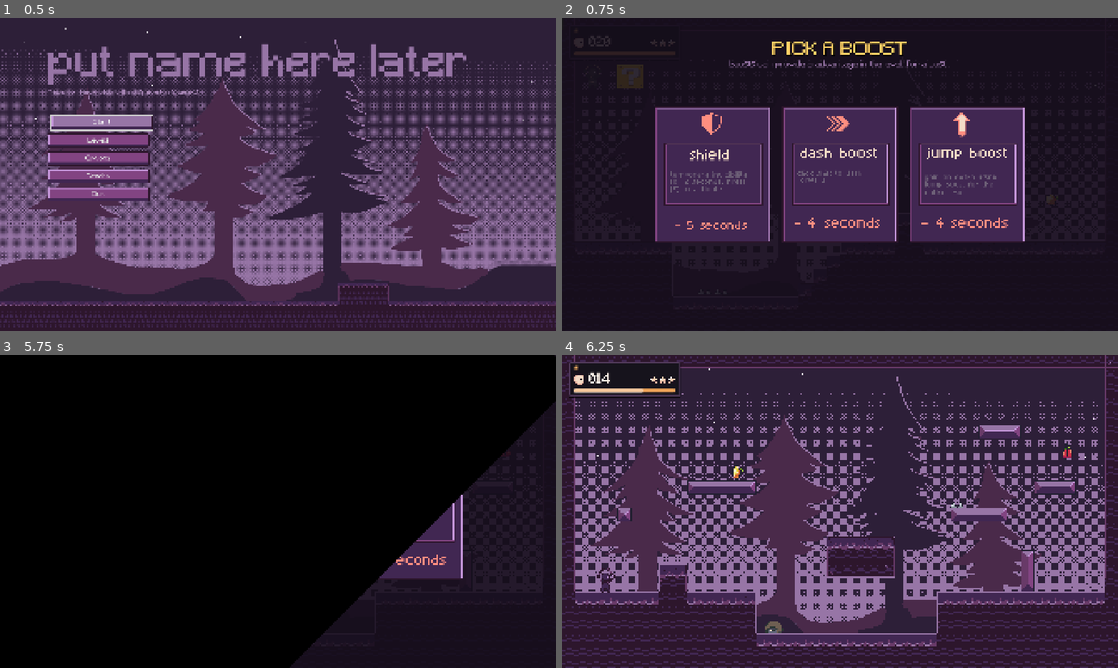
Above: before the commit, frames 1-4 (two rows, left to right).
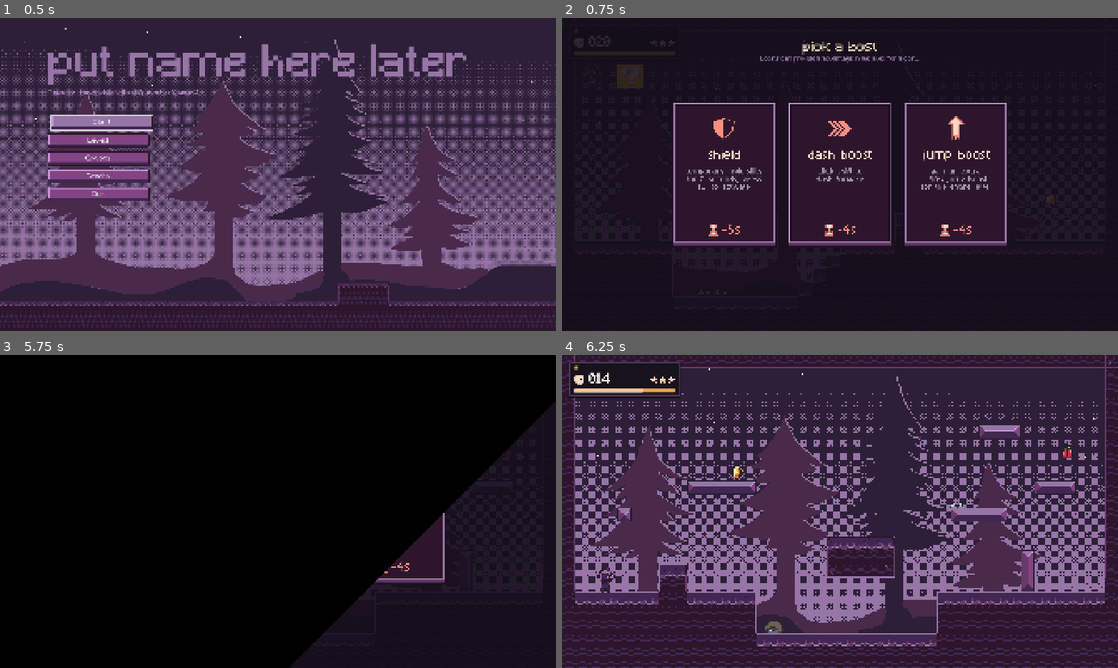
Above: after the commit, the same moments.

Repository: SmoothAsphaltRoads/thirdspacegame
Game: Godot game, scene res://scenes/startscreen.tscn
Two runs of this game, one before a commit and one after it. Both use one fixed random seed, a clock stepped at 60 frames per second and the inputs below.
Inputs (mouse positions are in pixels of both pictures, inside the frame that each line leads up to; where the layout moved, square brackets give the same spot in the first picture):
- Up to frame 1 (0.5 s): no input
- Up to frame 2 (0.75 s): click "Start" at 0.5 s
- Up to frame 3 (5.75 s): click (161, 511) [150, 511] at 1.25 s; tap Enter (ui_accept) at 2 s; move the mouse to (400, 495) at 2.02 s; hold W (jump) 2.03-2.78 s; hold D (right) 2.03-3.53 s; click (400, 495) at 2.17 s; move the mouse to (166, 527) at 2.77 s; tap N (next) at 2.85 s; click (166, 527) at 2.92 s; tap W (jump) at 3.02, 3.05, 3.32 s; move the mouse to (333, 442) at 3.52 s; hold A (left) 3.53-4.25 s; hold W (jump) 3.53-4.25 s; tap Alt at 3.6 s; click (333, 442) at 3.67 s; click (161, 511) [150, 511] at 4.25 s; click (278, 511) at 5 s
- Up to frame 4 (6.25 s): click (956, 511) [967, 511] at 5.75 s

Frame 1 is identical in both runs. In frame 2, 28% of the frame differs, in the area x 16-84%, y 7-73%; in frame 3, 2.2%; in frame 4, nothing differs.

Commit message:
boost menu update

Diff:
--- a/boost_menu.gd
+++ b/boost_menu.gd
@@ -1,38 +1,45 @@
 extends CanvasLayer
+
+const RISE := 12.0
+const OUTLINE_COLOR := Color("f2b8a0")
+
 const boosts = {
-	"speed":{
-		"cost" : 5.0,
-		"card" : preload("res://assets/ui/powerup-speed.png")
+	"speed": {
+		"cost": 5.0,
+		"card": preload("res://assets/ui/powerup-speed.png")
 	},
-	"jump":{
-		"cost":4.0,
+	"jump": {
+		"cost": 4.0,
 		"card": preload("res://assets/ui/powerup-jump.png")
 	},
-	"shield":{
-		"cost"=5.0,
-		"card" = preload("res://assets/ui/powerup-shield.png")
+	"shield": {
+		"cost": 5.0,
+		"card": preload("res://assets/ui/powerup-shield.png")
 	},
-	"glide":{
-		"cost" :3.0,
+	"glide": {
+		"cost": 3.0,
 		"card": preload("res://assets/ui/powerup-featherfalling.png")
 	},
-	"double_jump":{
-		"cost" = 6.0,
-		"card" = preload("res://assets/ui/powerup-jump.png")
+	"double_jump": {
+		"cost": 6.0,
+		"card": preload("res://assets/ui/powerup-jump.png")
 	},
-	"dash":{
-		"cost" = 5.0,
-		"card" =preload("res://assets/ui/powerup-dash.png")
+	"dash": {
+		"cost": 5.0,
+		"card": preload("res://assets/ui/powerup-dash.png")
 	}
 }
-@onready var cards = [$Cards/Card1,$Cards/Card2,$Cards/Card3]
+
+@onready var cards = [$Cards/Card1, $Cards/Card2, $Cards/Card3]
 @onready var start: Button = $Bottom/start
 
+var rest_y := {}
+
 func _ready() -> void:
-	get_tree().paused=true
+	get_tree().paused = true
 	var keys = boosts.keys()
 	keys.shuffle()
-	var picked = keys.slice (0,3)
+	var picked = keys.slice(0, 3)
 
 	for i in 3:
 		var id = picked[i]
@@ -40,14 +47,38 @@
 		var card = cards[i]
 		card.texture_normal = data.card
 		card.pressed.connect(_choose.bind(id, data.cost))
-		card.mouse_entered.connect(func():
-			var tw = create_tween().set_trans(Tween.TRANS_BACK).set_ease(Tween.EASE_OUT)
-			tw.tween_property(card, "scale", Vector2(1.06, 1.06),0.15))
-		card.mouse_exited.connect(func():
-			var tw = create_tween()
-			tw.tween_property(card, "scale", Vector2.ONE, 0.1))
+		card.add_child(_make_outline())
+		card.mouse_entered.connect(card.grab_focus)
+		card.focus_entered.connect(_card_hover.bind(card, true))
+		card.focus_exited.connect(_card_hover.bind(card, false))
 
-func _choose (id:String, cost:float) -> void:
+	await get_tree().process_frame
+	for card in cards:
+		rest_y[card] = card.position.y
+
+func _make_outline() -> Panel:
+	var sb := StyleBoxFlat.new()
+	sb.draw_center = false
+	sb.set_border_width_all(3)
+	sb.border_color = OUTLINE_COLOR
+	sb.set_expand_margin_all(6)
+	sb.anti_aliasing = false
+	var p := Panel.new()
+	p.name = "HoverOutline"
+	p.add_theme_stylebox_override("panel", sb)
+	p.set_anchors_preset(Control.PRESET_FULL_RECT)
+	p.mouse_filter = Control.MOUSE_FILTER_IGNORE
+	p.visible = false
+	return p
+
+func _card_hover(card: Control, on: bool) -> void:
+	if not rest_y.has(card):
+		return
+	card.get_node("HoverOutline").visible = on
+	create_tween().set_trans(Tween.TRANS_QUAD).set_ease(Tween.EASE_OUT) \
+		.tween_property(card, "position:y", rest_y[card] - (RISE if on else 0.0), 0.1)
+
+func _choose(id: String, cost: float) -> void:
 	var player = get_tree().get_first_node_in_group("player")
 	if player and player.has_method("apply_upgrade"):
 		player.apply_upgrade(id)
@@ -55,6 +86,7 @@
 	if timer:
 		timer.reduce_time(cost)
 	_close()
+
 func _close() -> void:
 	get_tree().paused = false
 	queue_free()
--- a/scenes/boost_menu.tscn
+++ b/scenes/boost_menu.tscn
@@ -27,13 +27,13 @@
 
 [node name="Title" type="Label" parent="header" unique_id=687594988]
 layout_mode = 2
-theme_override_colors/font_color = Color(1, 0.81960785, 0.4, 1)
+theme_override_colors/font_color = Color(0.9529412, 0.85882354, 0.7764706, 1)
 theme_override_colors/font_shadow_color = Color(0, 0, 0, 1)
 theme_override_constants/shadow_offset_x = 2
 theme_override_constants/shadow_offset_y = 2
 theme_override_fonts/font = ExtResource("2_dtwps")
-theme_override_font_sizes/font_size = 64
-text = "PICK A BOOST"
+theme_override_font_sizes/font_size = 48
+text = "pick a bost"
 horizontal_alignment = 1
 vertical_alignment = 1
 
@@ -41,7 +41,7 @@
 layout_mode = 2
 theme_override_colors/font_color = Color(0.5921569, 0.45882353, 0.6509804, 1)
 theme_override_fonts/font = ExtResource("2_dtwps")
-theme_override_font_sizes/font_size = 28
+theme_override_font_sizes/font_size = 20
 text = "boosts can provide a advantage in the level, for a cost..."
 horizontal_alignment = 1
 
Binary file changed: assets/ui/powerup-dash.png
Not shown, changed: assets/ui/powerup-dash.png.import
Binary file changed: assets/ui/powerup-featherfalling.png
Not shown, changed: assets/ui/powerup-featherfalling.png.import
Binary file changed: assets/ui/powerup-jump.png
Not shown, changed: assets/ui/powerup-jump.png.import
Binary file changed: assets/ui/powerup-shield.png
Not shown, changed: assets/ui/powerup-shield.png.import
Binary file changed: assets/ui/powerup-speed.png
Not shown, changed: assets/ui/powerup-speed.png.import
